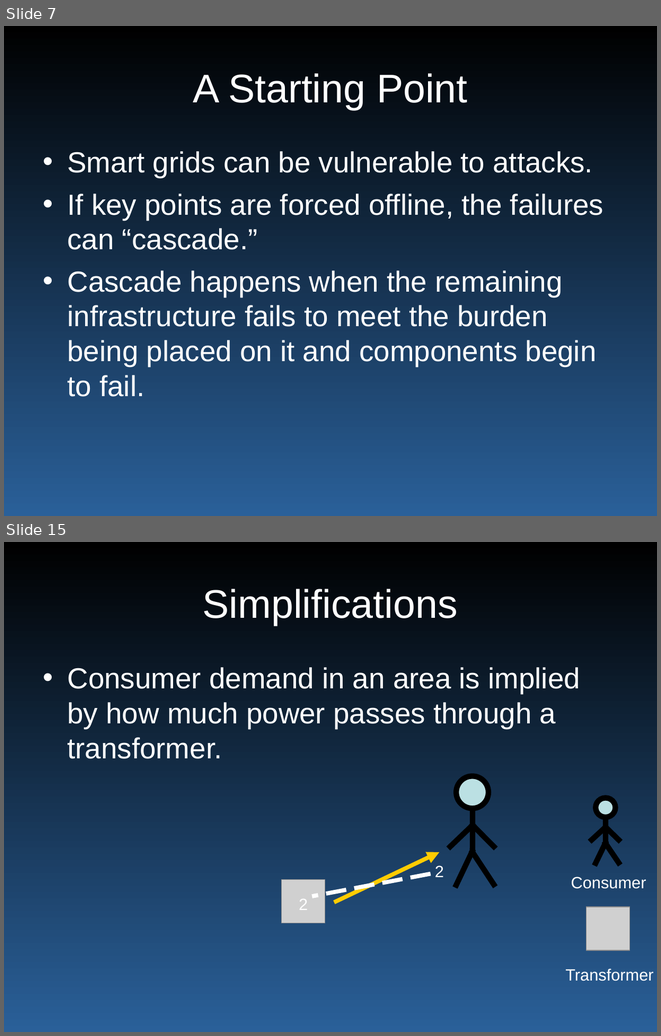
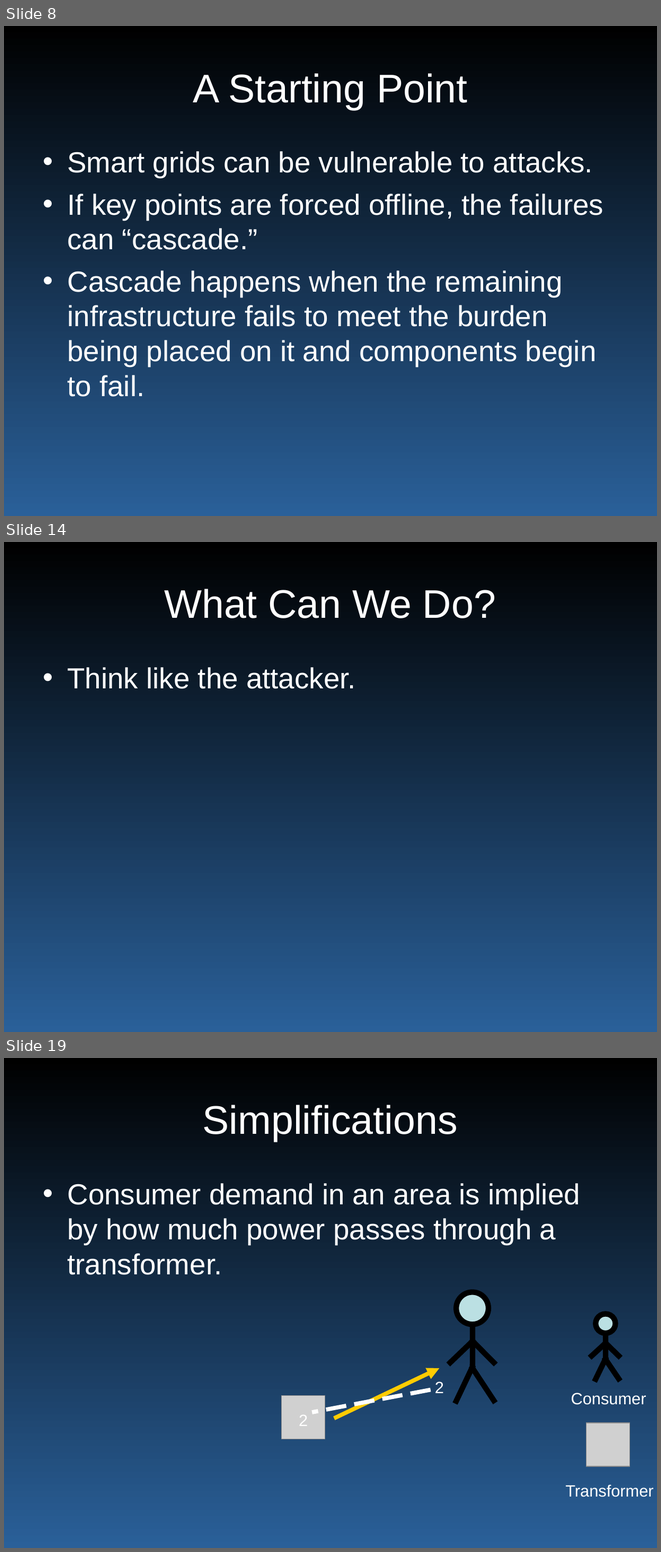
Before and after one commit to wyatt8740/CS460_Capstone, a slide deck: smartgrid_465.ppt. Shown one above the other, each under a label of ours: slides 7 and 15 before the commit, slides 8, 14 and 19 after it; the slides between them are not shown. The pictures are 661x1036 and 661x1552 pixels, drawn with LibreOffice and Linux fonts; fonts in the diff are those of the drawing; grey boxes stand for pictures. Boxes give left, top, right and bottom in pixels: in the first picture for what was removed or moved away, otherwise in the second. Text is boxed around its words. In the diff, an @@ line names an element or a change of style, - is before the commit and + after.

```diff
--- a/smartgrid_465.ppt
+++ b/smartgrid_465.ppt
@@ slide 14 added at [4,542,657,1032], background gradient #000000 to #2A6099 @@
@@ title added at [164,589,496,618], 44 pt, text #FFFFFF @@
+What Can We Do?
@@ text added at [67,667,356,689], 32 pt, text #FFFFFF @@
+• Think like the attacker.
@@ what was slide 7 is now slide 8 @@
@@ what was slide 15 is now slide 19 @@
```
Also in this commit, not shown: 9 slides changed, 6 other slides added.
